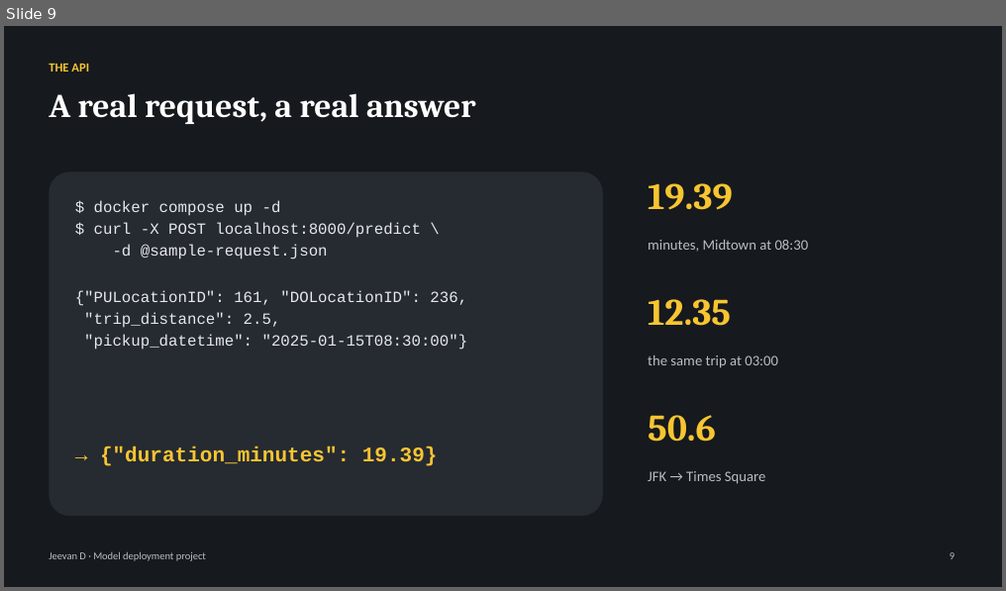
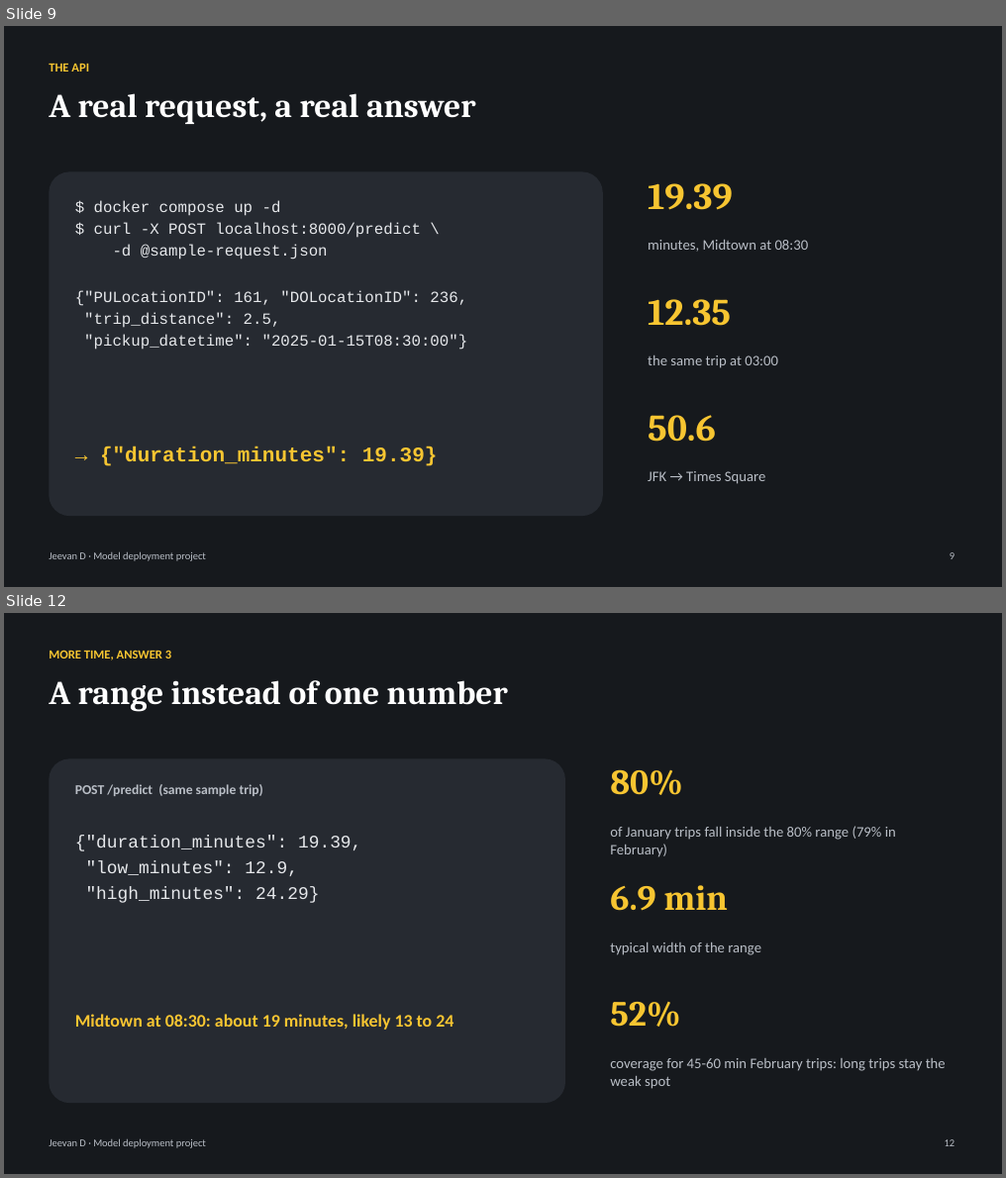
Before and after one commit to jeevan516/model-deployment-project, a slide deck: presentation/model-deployment-project.pptx. Shown one above the other, each under a label of ours: slide 9 before the commit, slides 9 and 12 after it; the slides between them are not shown. The pictures are 1006x591 and 1006x1178 pixels, drawn with LibreOffice and Linux fonts; fonts in the diff are those of the drawing. Boxes give left, top, right and bottom in pixels: in the first picture for what was removed or moved away, otherwise in the second. Text is boxed around its words. In the diff, an @@ line names an element or a change of style, - is before the commit and + after.

Commit message:
Implement the 'more time' answers: time-based validation, multi-month training and drift check, prediction ranges, MLflow registry serving, daily monitoring; deck 17 slides

```diff
--- a/presentation/model-deployment-project.pptx
+++ b/presentation/model-deployment-project.pptx
@@ slide 12 added at bbox=[4, 613, 1002, 1174], background #16191D @@
@@ text added at bbox=[49, 650, 171, 661], 12 pt, text #F7C531, bold @@
+MORE TIME, ANSWER 3
@@ text added at bbox=[49, 680, 508, 712], 32 pt, text #FFFFFF, bold @@
+A range instead of one number
@@ rounded rectangle added at bbox=[49, 759, 565, 1103], fill #262A31 @@
@@ text added at bbox=[75, 784, 263, 796], 13 pt, text #B9BEC6, bold @@
+POST /predict (same sample trip)
@@ text added at bbox=[610, 769, 683, 795], 34 pt, text #F7C531, bold @@
+80%
@@ text added at bbox=[75, 836, 361, 903], 17 pt, text #E6E8EB @@
+{"duration_minutes": 19.39,
+"low_minutes": 12.9,
+"high_minutes": 24.29}
@@ text added at bbox=[610, 826, 896, 858], 14 pt, text #B9BEC6 @@
+of January trips fall inside the 80% range (79% in February)
@@ text added at bbox=[610, 885, 728, 911], 34 pt, text #F7C531, bold @@
+6.9 min
@@ text added at bbox=[610, 943, 761, 956], 14 pt, text #B9BEC6 @@
+typical width of the range
@@ text added at bbox=[75, 1014, 453, 1030], 17 pt, text #F7C531, bold @@
+Midtown at 08:30: about 19 minutes, likely 13 to 24
@@ text added at bbox=[610, 1002, 680, 1027], 34 pt, text #F7C531, bold @@
+52%
@@ text added at bbox=[610, 1059, 945, 1089], 14 pt, text #B9BEC6 @@
+coverage for 45-60 min February trips: long trips stay the weak spot
@@ text added at bbox=[49, 1139, 206, 1149], 10 pt, text #B9BEC6 @@
+Jeevan D · Model deployment project
@@ text added at bbox=[944, 1140, 955, 1147], 10 pt, text #B9BEC6 @@
+12
```
Also in this commit, not shown: 6 slides changed, 3 other slides added, 16 other files.
